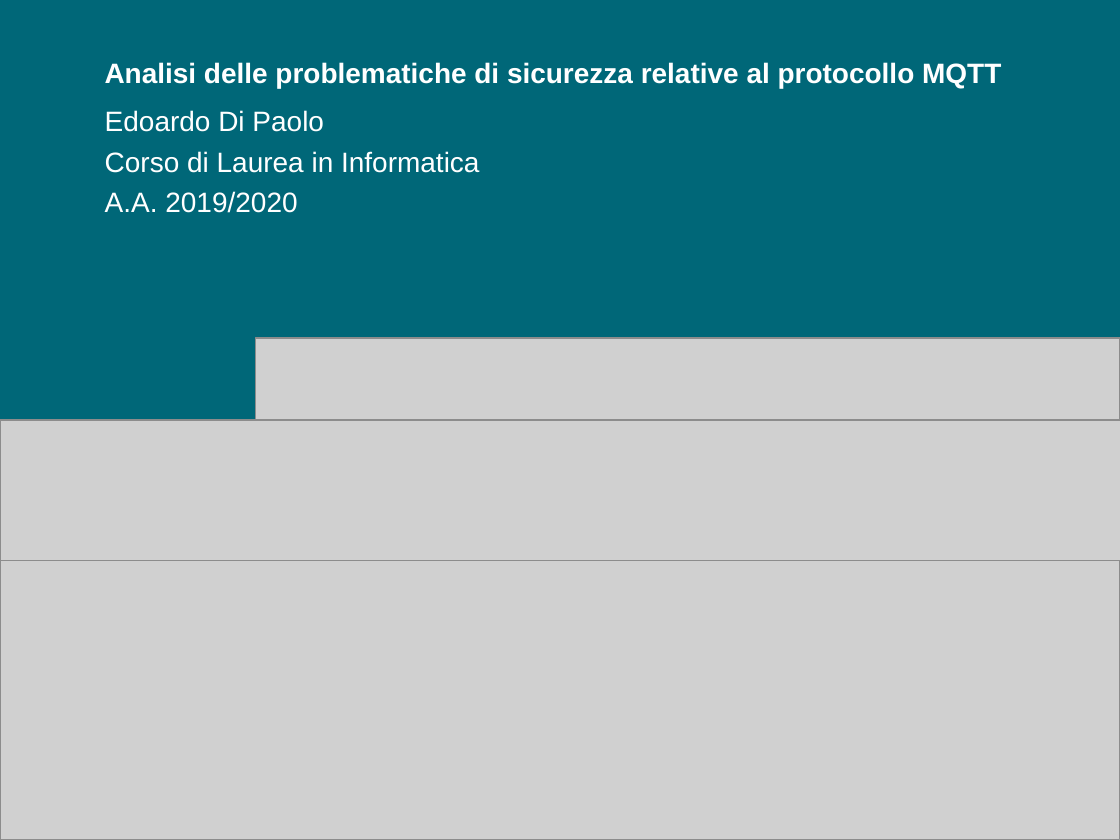
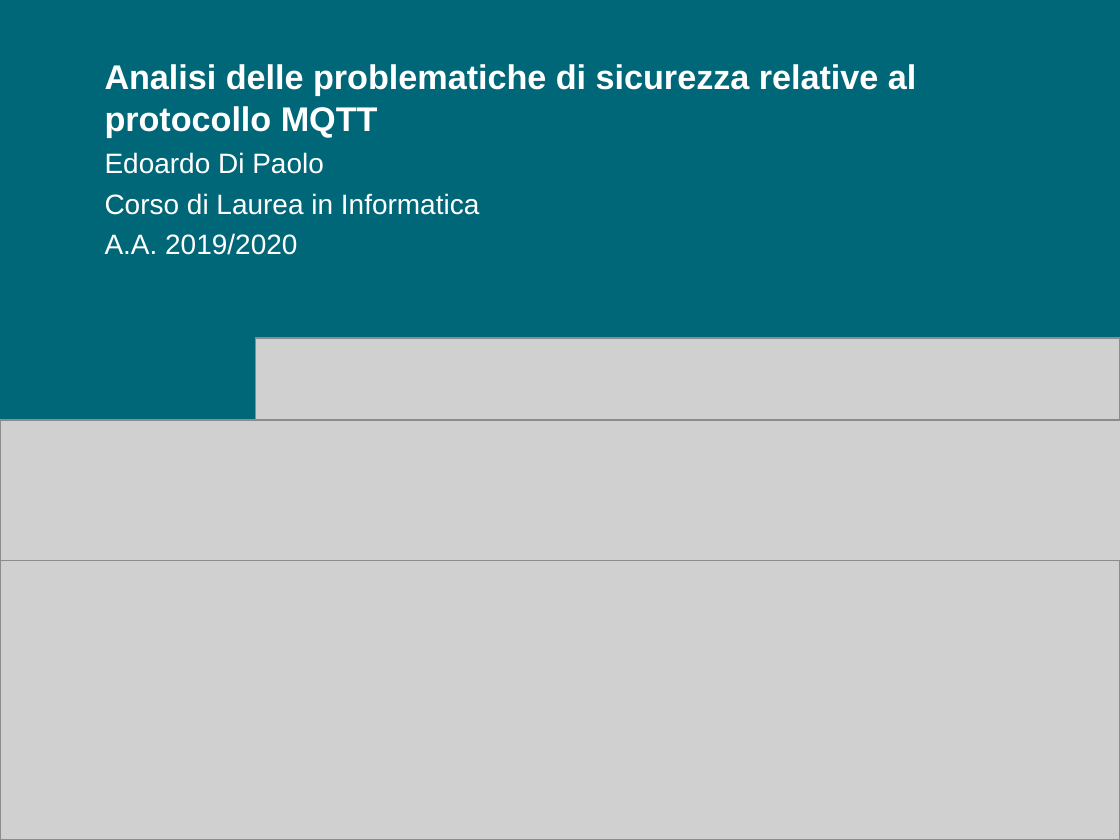
Before and after one commit to aedoardo/bachelor-degree-thesis, a slide deck: slide 1 of slides/Presentazione.ppt. Drawn at 1120x840 pixels with LibreOffice and Linux fonts; fonts in the diff are those of the drawing; grey boxes stand for pictures. Boxes give left, top, right and bottom in pixels: in the first picture for what was removed or moved away, otherwise in the second. Text is boxed around its words. In the diff, an @@ line names an element or a change of style, - is before the commit and + after.

```diff
--- a/slides/Presentazione.ppt
+++ b/slides/Presentazione.ppt
@@ title "Analisi delle problematiche di sicurezza ..." at bbox=[105, 64, 916, 137]: size 18 to 22 pt @@
@@ subtitle "Edoardo Di Paolo": place and size @@
-subtitle "Edoardo Di Paolo" at bbox=[105, 110, 479, 213]
+subtitle "Edoardo Di Paolo" at bbox=[105, 152, 479, 255]
```
Also in this commit, not shown: 7 other slides changed, 3 slides added, 1 other file.
